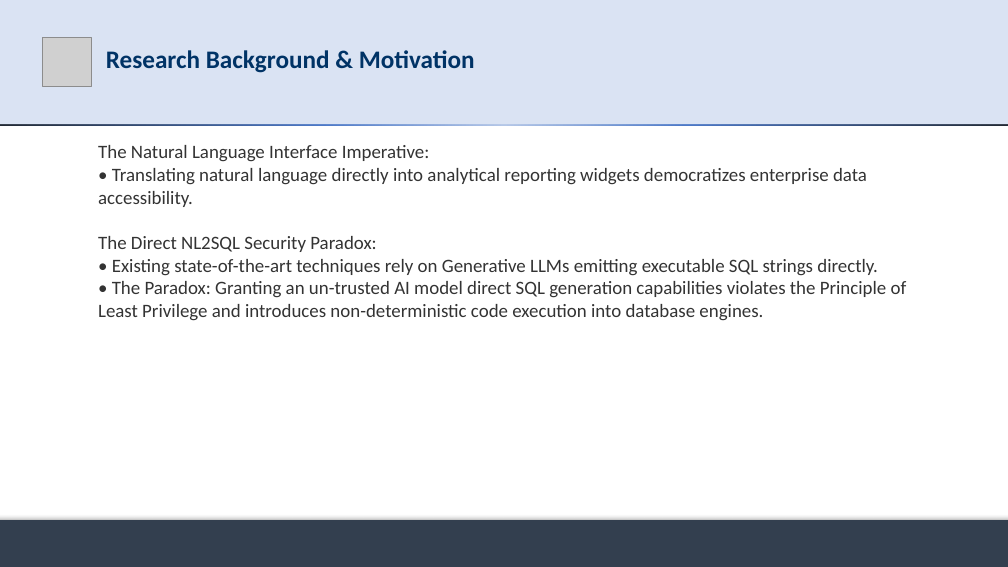
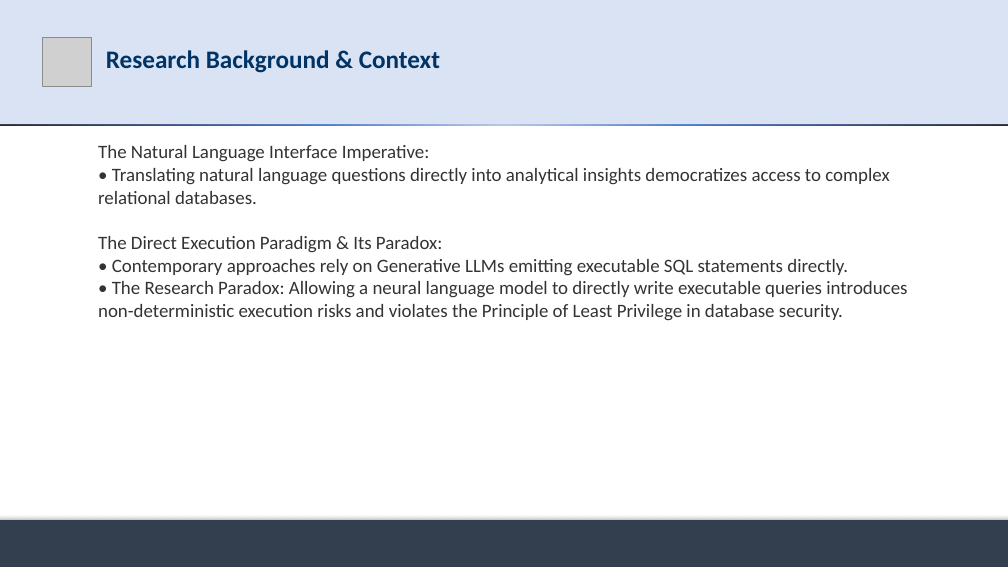
Before and after one commit to md-riaz/AEGIS-Research, a slide deck: slide 2 of docs/scripts/Md_Riaz_Mid_Defense_Final_0322310105101024.pptx (slide 3 before the commit). Drawn at 1008x567 pixels with LibreOffice and Linux fonts; fonts in the diff are those of the drawing; grey boxes stand for pictures. Boxes give left, top, right and bottom in pixels: in the first picture for what was removed or moved away, otherwise in the second. Text is boxed around its words. In the diff, an @@ line names an element or a change of style, - is before the commit and + after.

Commit message:
refactor(presentation): calibrate mid-defense deck with research questions, thesis title, and balanced evaluation claims

```diff
--- a/docs/scripts/Md_Riaz_Mid_Defense_Final_0322310105101024.pptx
+++ b/docs/scripts/Md_Riaz_Mid_Defense_Final_0322310105101024.pptx
@@ title at box(106, 50, 440, 73): text changed @@
-Research Background & Motivation
+Research Background & Context
@@ text at box(98, 168, 907, 321): text changed @@
-• Translating natural language directly into analytical reporting widgets democratizes enterprise data accessibility.
-The Direct NL2SQL Security Paradox:
-• Existing state-of-the-art techniques rely on Generative LLMs emitting executable SQL strings directly.
-• The Paradox: Granting an un-trusted AI model direct SQL generation capabilities violates the Principle of Least Privilege and introduces non-deterministic code execution into database engines.
+• Translating natural language questions directly into analytical insights democratizes access to complex relational databases.
+The Direct Execution Paradigm & Its Paradox:
+• Contemporary approaches rely on Generative LLMs emitting executable SQL statements directly.
+• The Research Paradox: Allowing a neural language model to directly write executable queries introduces non-deterministic execution risks and violates the Principle of Least Privilege in database security.
```
Also in this commit, not shown: 12 other slides changed, 4 slides added, 4 slides removed, 19 other files.
